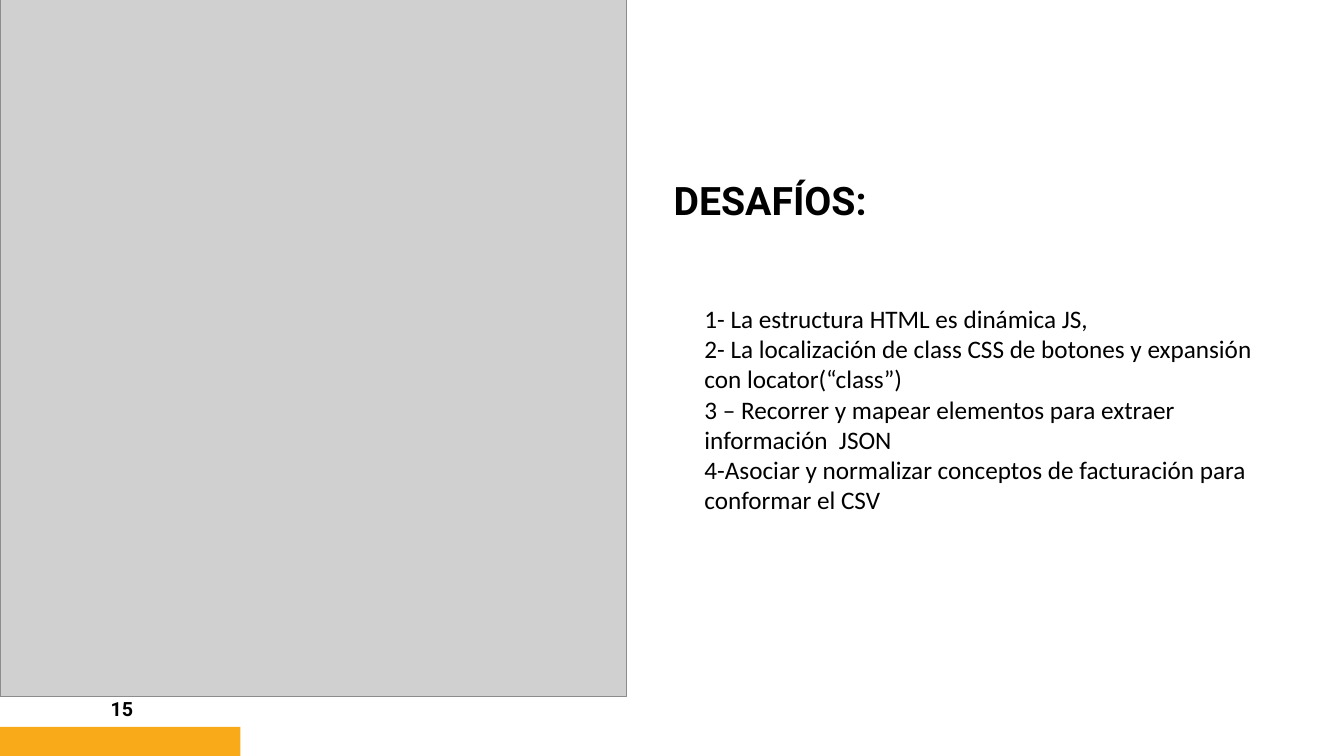
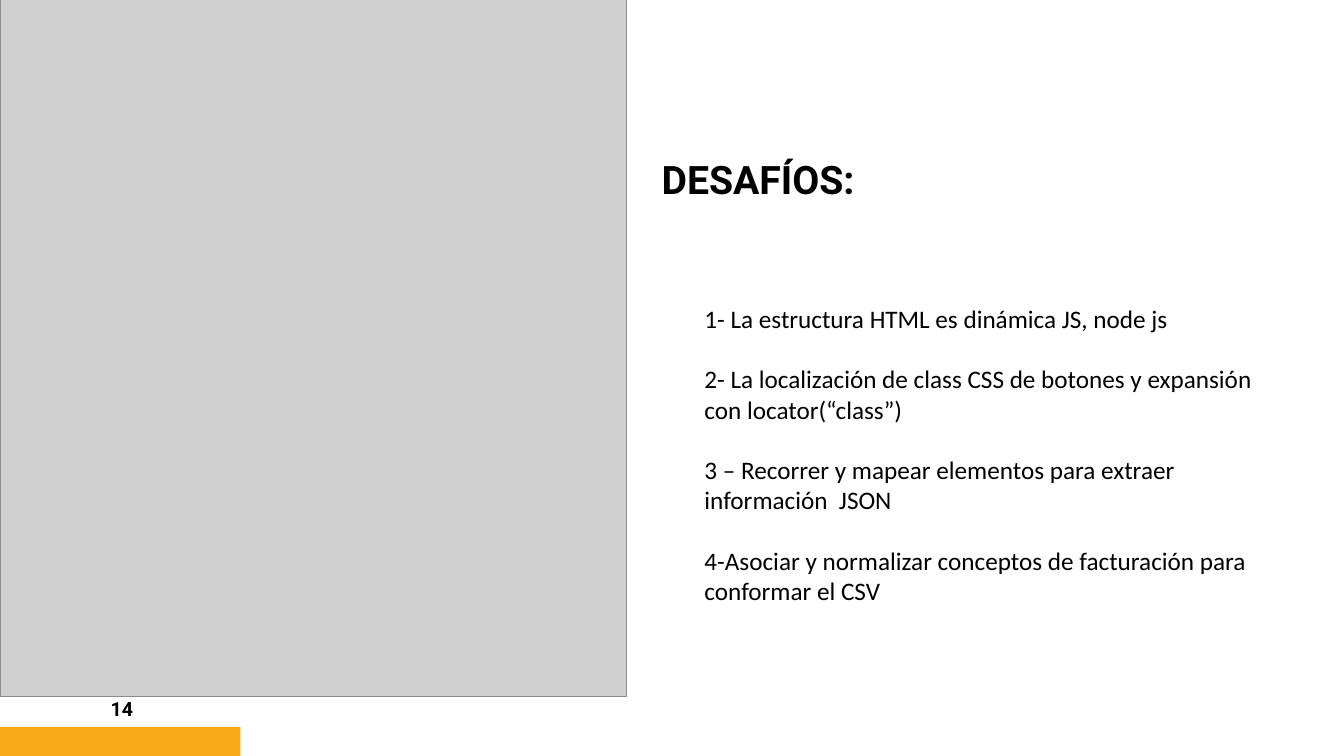
Before and after one commit to necroweb/APP_SERVICIO_EXTRACCION_BYLLING_VTEX_V5.0, a slide deck: slide 14 of Extractor_bylling_vtex.pptm (slide 15 before the commit). Drawn at 1344x756 pixels with LibreOffice and Linux fonts; fonts in the diff are those of the drawing; grey boxes stand for pictures; background and template pictures are left out. Boxes give left, top, right and bottom in pixels: in the first picture for what was removed or moved away, otherwise in the second. Text is boxed around its words. In the diff, an @@ line names an element or a change of style, - is before the commit and + after.

```diff
--- a/Extractor_bylling_vtex.pptm
+++ b/Extractor_bylling_vtex.pptm
@@ title "DESAFÍOS:" moved from (x1=674, y1=180, x2=867, y2=216) to (x1=662, y1=159, x2=855, y2=195) @@
@@ text at (x1=704, y1=310, x2=1167, y2=333): text changed @@
-1- La estructura HTML es dinámica JS,
+1- La estructura HTML es dinámica JS, node js
@@ page number at (x1=111, y1=702, x2=133, y2=716): text changed @@
-15
+14
```
Also in this commit, not shown: 4 other slides changed, 1 slide added, 2 slides removed, 10 other files.
